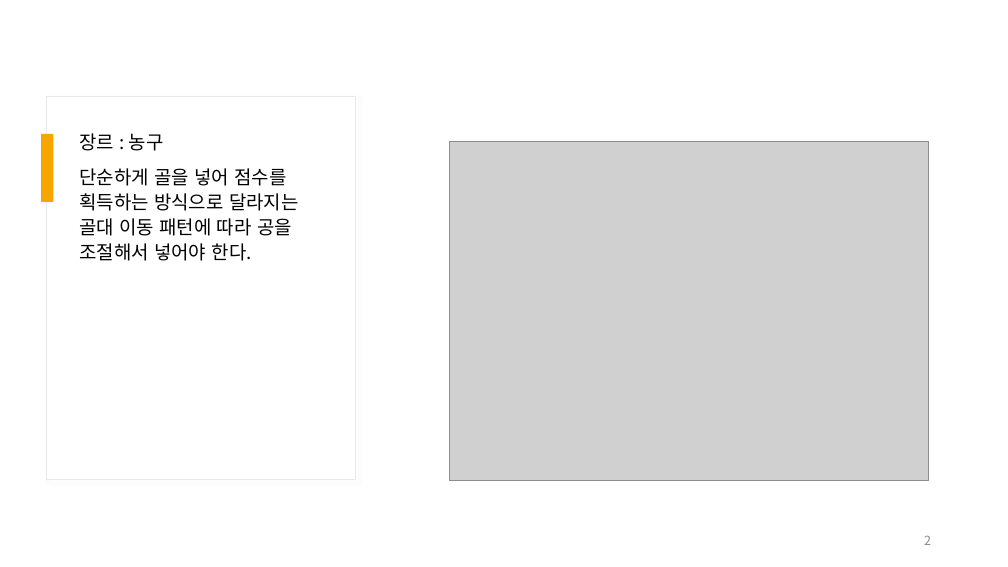
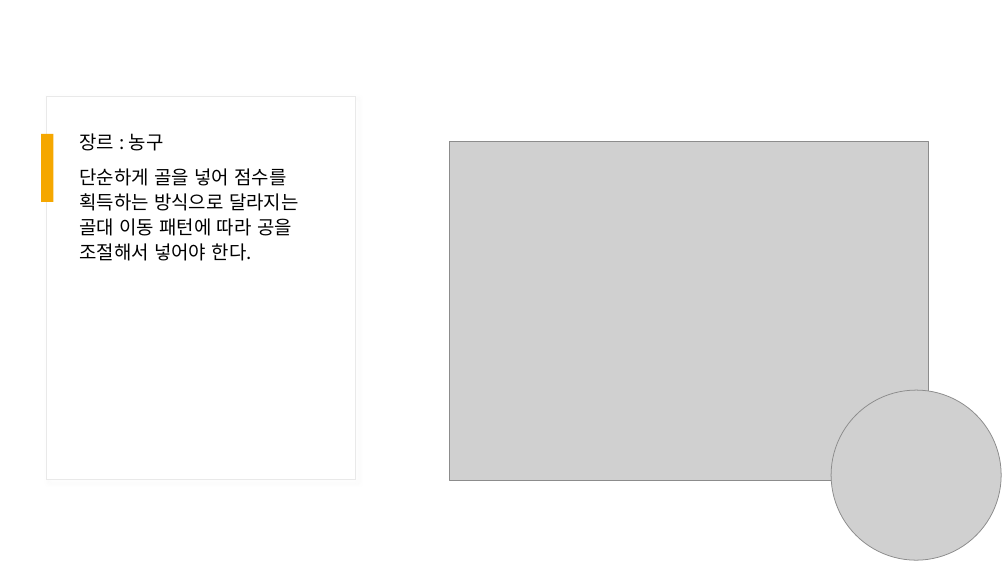
Before and after one commit to imnamejm/PROJECT, a slide deck: slide 2 of BASKET BALL KING.pptx. Drawn at 1008x567 pixels with LibreOffice and Linux fonts; fonts in the diff are those of the drawing; grey boxes stand for pictures. Boxes give left, top, right and bottom in pixels: in the first picture for what was removed or moved away, otherwise in the second. Text is boxed around its words. In the diff, an @@ line names an element or a change of style, - is before the commit and + after.

```diff
--- a/BASKET BALL KING.pptx
+++ b/BASKET BALL KING.pptx
@@ picture added at bbox=[831, 390, 1001, 560] @@
@@ page number removed at bbox=[924, 536, 931, 545] @@
-2
```
Also in this commit, not shown: 3 other slides changed, 1 other file.
